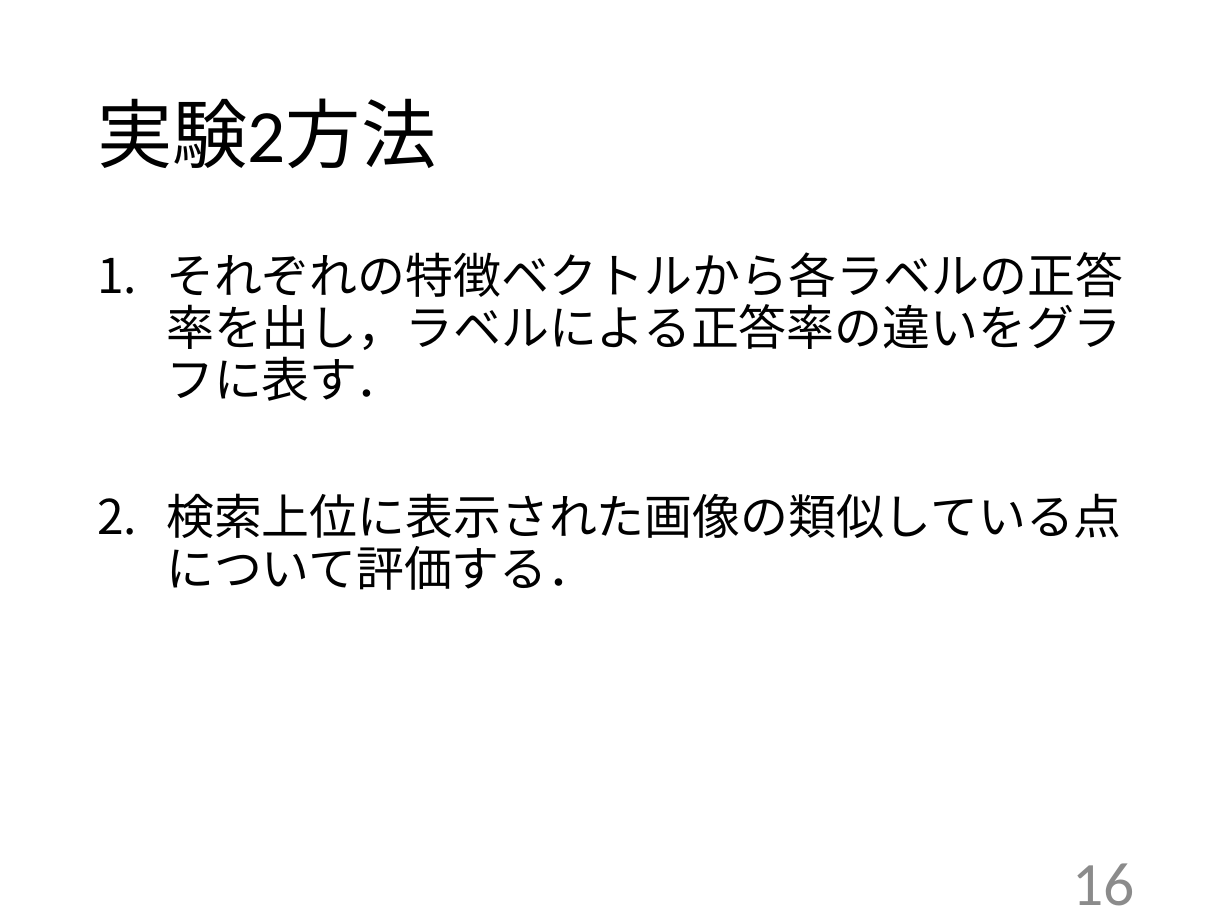
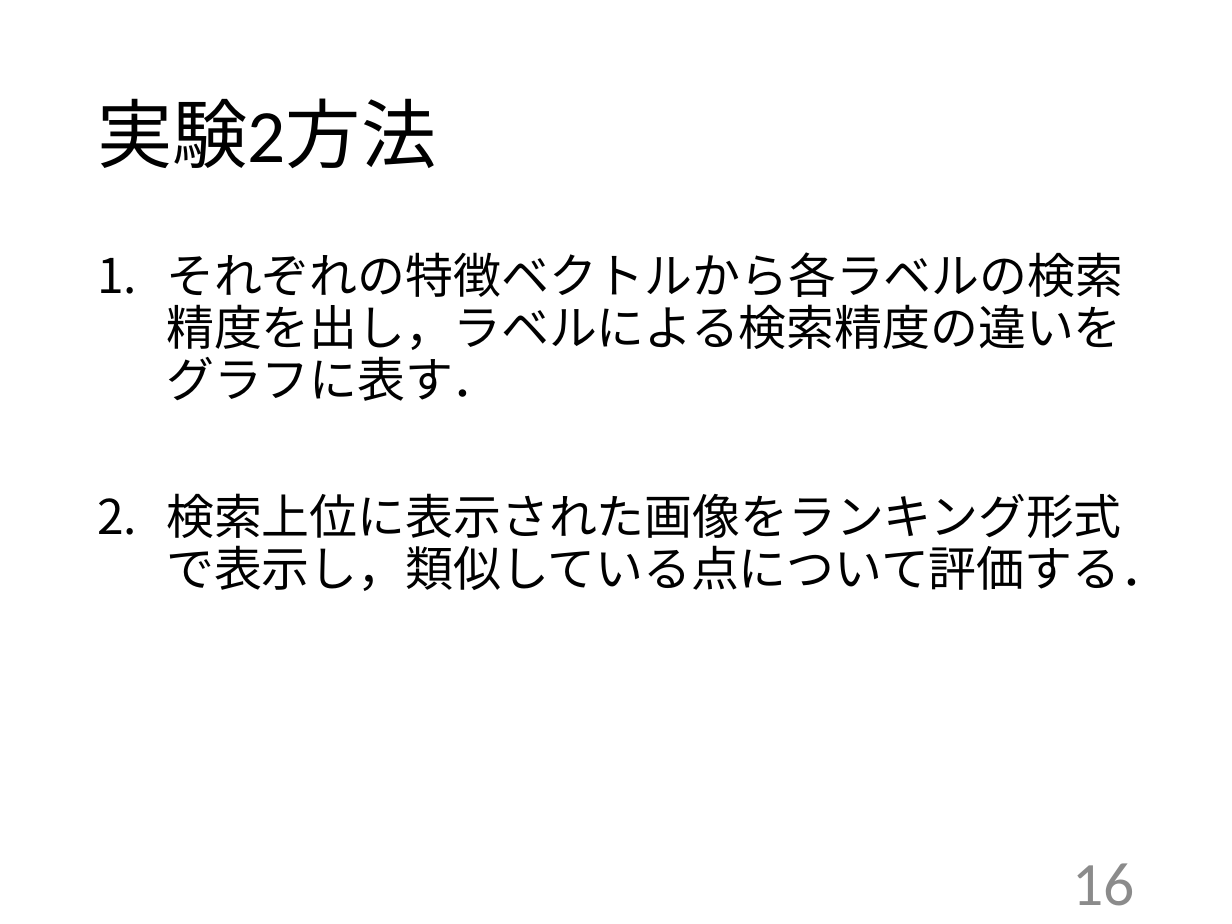
Before and after one commit to kait-takanolab/1821005-yoshioka-thesis, a slide deck: slide 16 of 卒研発表/1821005_yoshioka_thesis.pptx. Drawn at 1232x924 pixels with LibreOffice and Linux fonts; fonts in the diff are those of the drawing. Boxes give left, top, right and bottom in pixels: in the first picture for what was removed or moved away, otherwise in the second. Text is boxed around its words. In the diff, an @@ line names an element or a change of style, - is before the commit and + after.

```diff
--- a/卒研発表/1821005_yoshioka_thesis.pptx
+++ b/卒研発表/1821005_yoshioka_thesis.pptx
@@ text at box(166, 252, 1168, 591): text changed @@
-1. それぞれの特徴ベクトルから各ラベルの正答率を出し，ラベルによる正答率の違いをグラフに表す．
-2. 検索上位に表示された画像の類似している点について評価する．
+1. それぞれの特徴ベクトルから各ラベルの検索精度を出し，ラベルによる検索精度の違いをグラフに表す．
+2. 検索上位に表示された画像をランキング形式で表示し，類似している点について評価する．
```
Also in this commit, not shown: 8 other slides changed.
